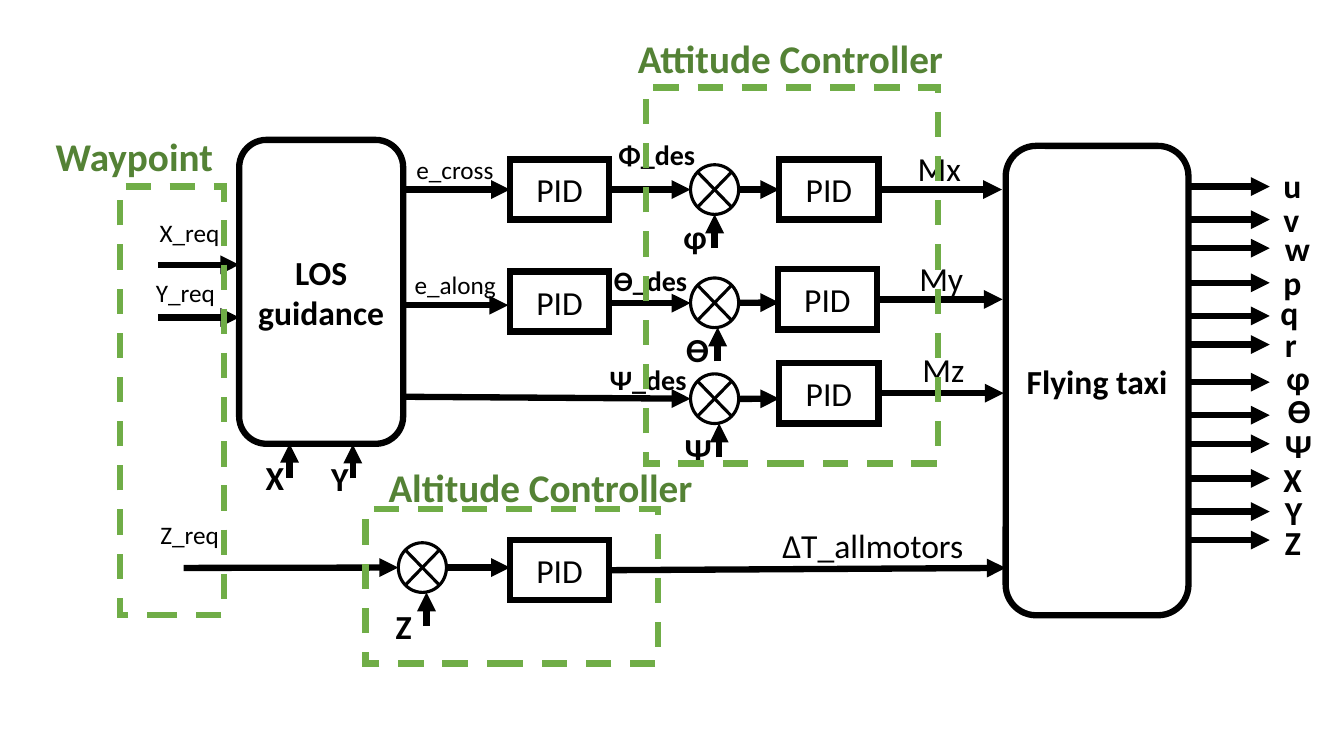
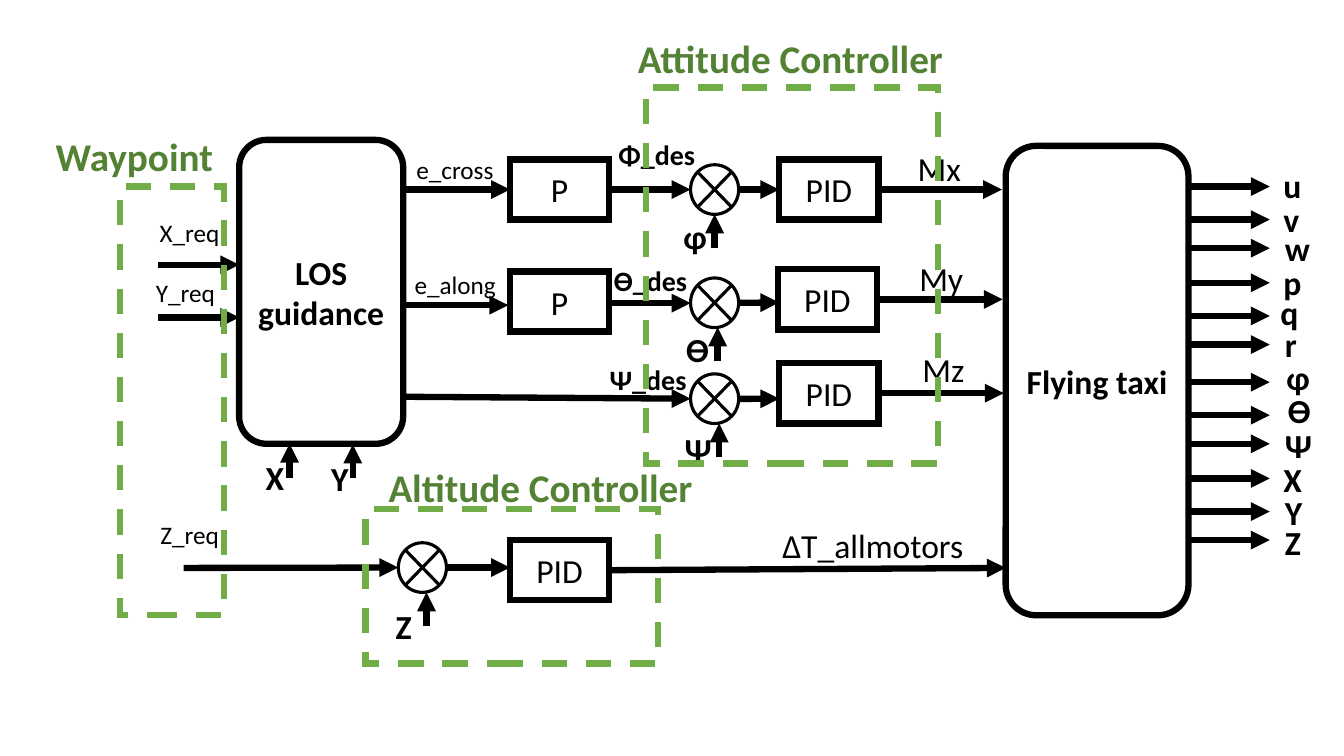
Before and after one commit to mohamedkhattab2019/graduation-project, a slide deck: slide 1 of documentation/Presentation1.pptx. Drawn at 1344x756 pixels with LibreOffice and Linux fonts; fonts in the diff are those of the drawing. Boxes give left, top, right and bottom in pixels: in the first picture for what was removed or moved away, otherwise in the second. Text is boxed around its words. In the diff, an @@ line names an element or a change of style, - is before the commit and + after.

```diff
--- a/documentation/Presentation1.pptx
+++ b/documentation/Presentation1.pptx
@@ text in rectangle at box(551, 180, 568, 202): text changed @@
-PID
+P
@@ text in rectangle at box(551, 293, 568, 315): text changed @@
-PID
+P
```
Also in this commit, not shown: 5 slides added, 11 slides removed, 13 other files.
